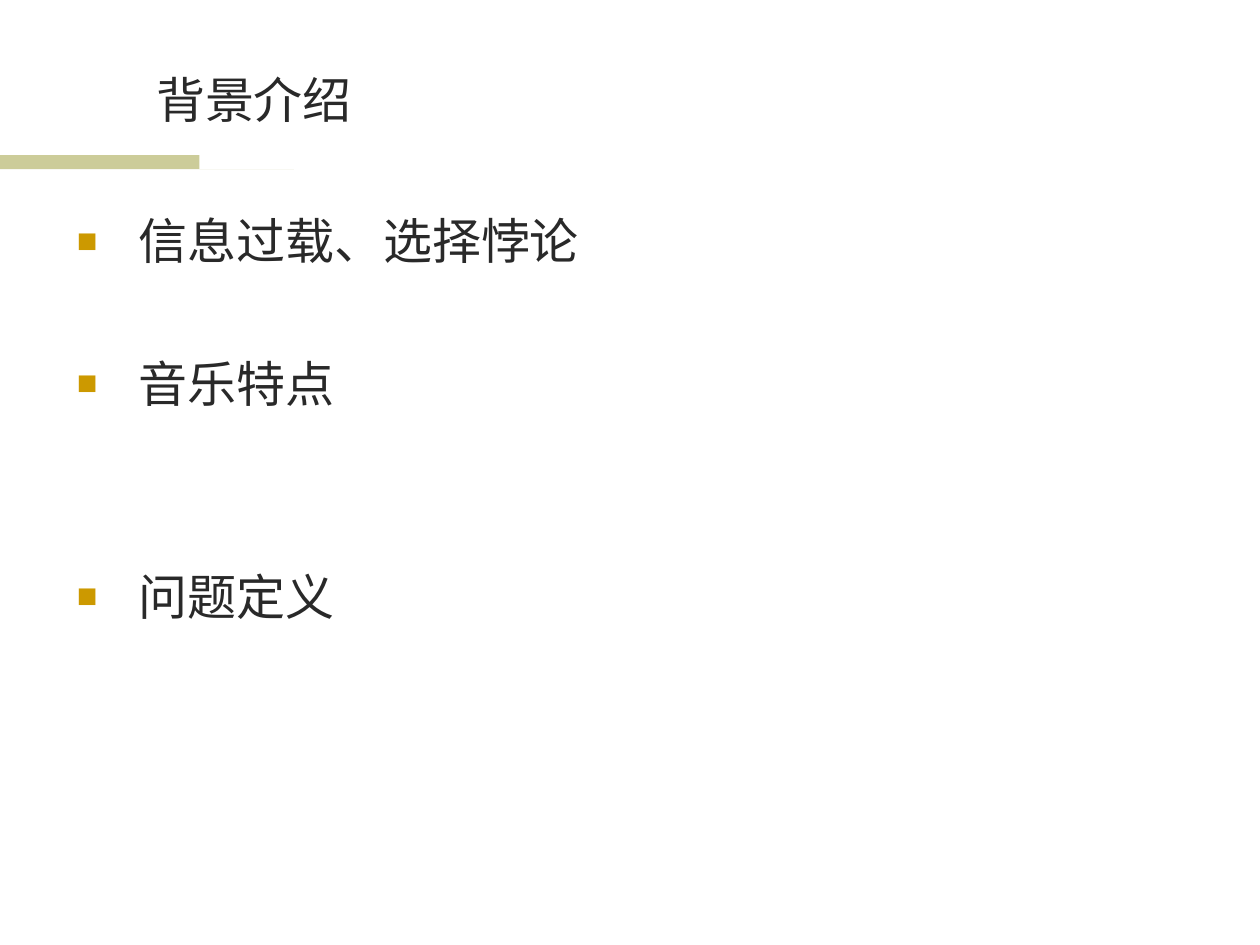
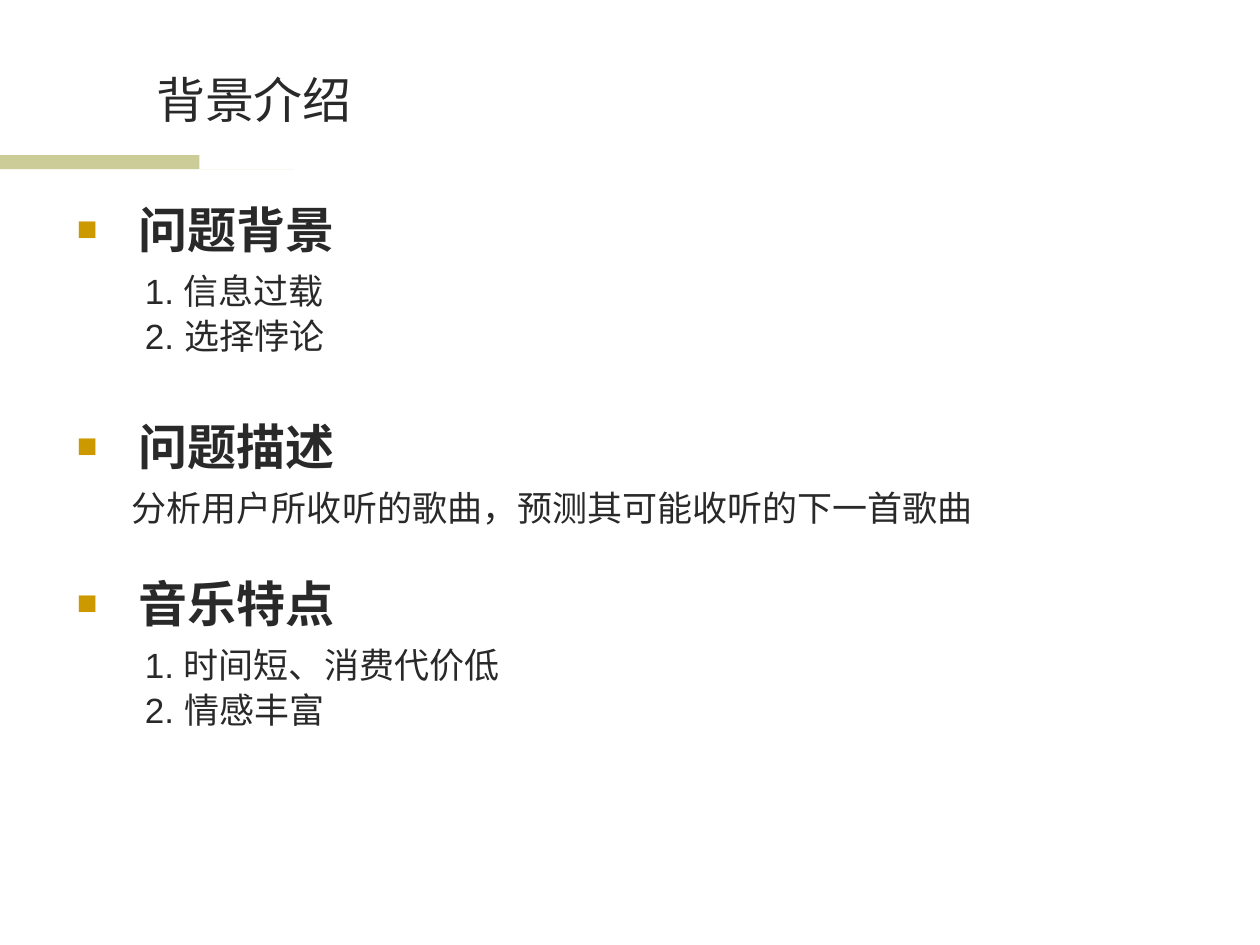
Before and after one commit to wwssttt/NJUThesis, a slide deck: slide 3 of ppt/一种基于时间序列分析的个性化音乐推荐系统及其实现.ppt. Drawn at 1260x945 pixels with LibreOffice and Linux fonts; fonts in the diff are those of the drawing; background and template pictures are left out. Boxes give left, top, right and bottom in pixels: in the first picture for what was removed or moved away, otherwise in the second. Text is boxed around its words. In the diff, an @@ line names an element or a change of style, - is before the commit and + after.

```diff
--- a/ppt/一种基于时间序列分析的个性化音乐推荐系统及其实现.ppt
+++ b/ppt/一种基于时间序列分析的个性化音乐推荐系统及其实现.ppt
@@ text at (x1=132, y1=206, x2=973, y2=525): text changed; size 28 to 20 pt @@
-■ 信息过载、选择悖论
+■ 问题背景
+1. 信息过载
+2. 选择悖论
+■ 问题描述
+分析用户所收听的歌曲，预测其可能收听的下一首歌曲
@@ text at (x1=139, y1=580, x2=335, y2=627): bold on in "音乐特点"; line spacing 1 to 0.8 @@
@@ text at (x1=145, y1=648, x2=499, y2=726): text changed; size 28 to 20 pt @@
-■ 问题定义
+1. 时间短、消费代价低
+2. 情感丰富
```
Also in this commit, not shown: 4 other slides changed.
